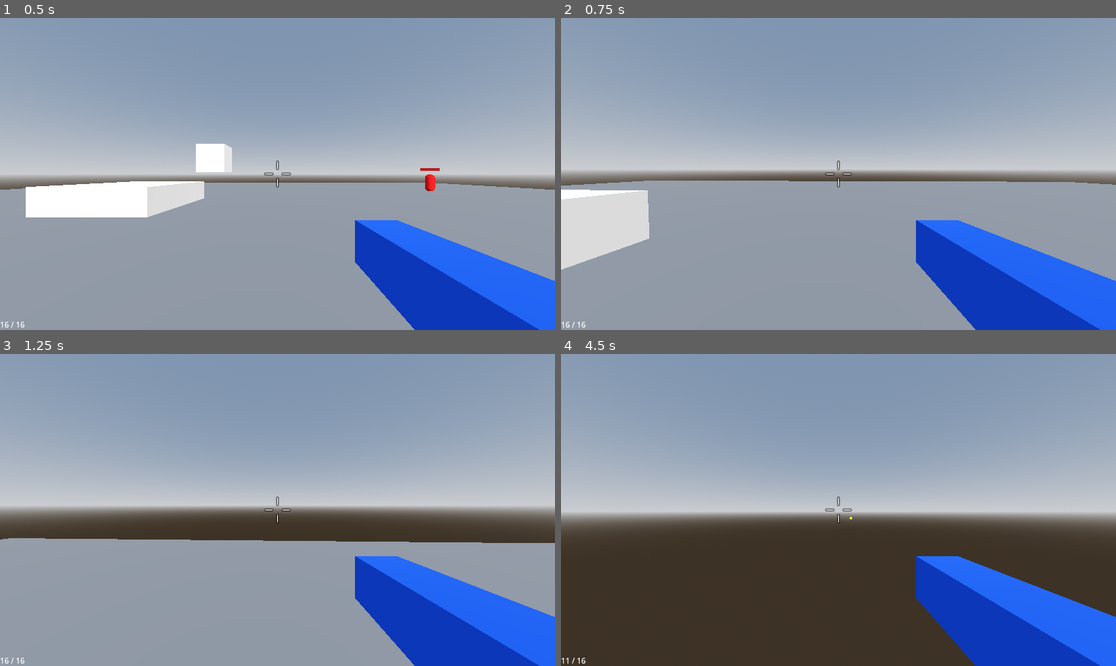
Above: before the commit, frames 1-4 (two rows, left to right).
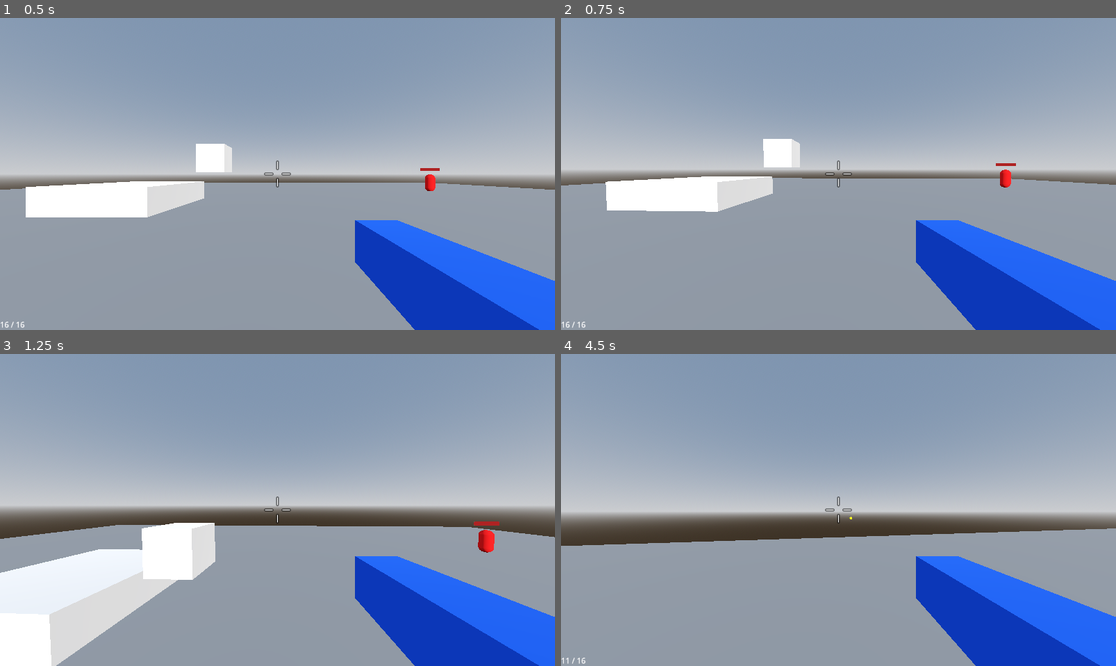
Above: after the commit, the same moments.

Repository: rsrasmu2/Brackeys2025
Game: Godot game, scene res://assets/test_environment/test_environment.tscn
Same seed, same stepped clock (60 frames per second), same inputs: the game is played once before the commit and once after it. This scene is started directly instead of the project's main scene.
Inputs (mouse positions are in pixels of both pictures, inside the frame that each line leads up to):
- Up to frame 1 (0.5 s): no input
- Up to frame 2 (0.75 s): tap Enter at 0.5 s; move the mouse to (832, 180) at 0.52 s; hold W (move_forward) from 0.53 s (still down); hold Shift (dash) from 0.53 s (still down)
- Up to frame 3 (1.25 s): keep holding W (move_forward); keep holding Shift (dash); tap Space (jump) at 0.77 s
- Up to frame 4 (4.5 s): move the mouse to (877, 513) at 1.27 s; release Shift (dash) at 1.28 s; tap Shift (dash) at 1.35, 2.3, 2.85 s; tap Space (jump) at 1.52, 3.02, 3.77 s; move the mouse to (794, 506) at 2.02 s; press the mouse at (794, 506) at 2.03 s; move the mouse to (844, 510) at 2.77 s; release W (move_forward) at 2.78 s; release the mouse at (844, 510) at 2.78 s; hold A (move_left) 2.78-3.53 s; move the mouse to (816, 503) at 3.52 s; hold Shift (dash) 3.53-4.28 s; hold W (move_forward) from 3.53 s (still down); move the mouse to (866, 510) at 4.27 s; click (866, 510) at 4.35 s

Frame 1 is identical in both runs. In frame 2, 6.8% of the frame differs, in the area x 0-100%, y 38-81%; in frame 3, 13%; in frame 4, 33%, in the area x 0-100%, y 55-100%.

Commit message:
Make dashing better

Diff:
--- a/assets/player/dash/dash.gd
+++ b/assets/player/dash/dash.gd
@@ -3,7 +3,7 @@
 @export var dasher: Player
 
 @export var dash_speed: float = 20
-@export var dash_duration: float = 0.1:
+@export var dash_duration: float = 0.15:
 	set(value):
 		dash_duration = value
 		$DashTimer.wait_time = dash_duration
@@ -42,5 +42,4 @@
 
 
 func _on_dash_timer_timeout() -> void:
-	var tween: Tween = get_tree().create_tween()
-	tween.tween_property(dasher, "current_dash_speed", 0, 0.5).set_trans(Tween.TRANS_CUBIC).set_ease(Tween.EASE_OUT)
+	dasher.current_dash_speed = 0
--- a/assets/player/player.gd
+++ b/assets/player/player.gd
@@ -14,6 +14,7 @@
 		if current_dash_speed != value:
 			current_dash_speed = value
 			velocity.x = _target_velocity.x * current_dash_speed
+			velocity.y = 0
 			velocity.z = _target_velocity.y * current_dash_speed
 
 var is_dashing: bool:
--- a/assets/player/player.tscn
+++ b/assets/player/player.tscn
@@ -79,6 +79,7 @@
 
 [node name="Dash" parent="." node_paths=PackedStringArray("dasher") instance=ExtResource("8_kwvpd")]
 dasher = NodePath("..")
+dash_speed = 15.0
 
 [connection signal="ammo_changed" from="PlayerCamera/Gun" to="PlayerCamera/UI/Ammo" method="_on_gun_ammo_changed"]
 [connection signal="current_ammo_changed" from="PlayerCamera/Gun" to="PlayerCamera/UI/Ammo" method="_on_gun_current_ammo_changed"]
